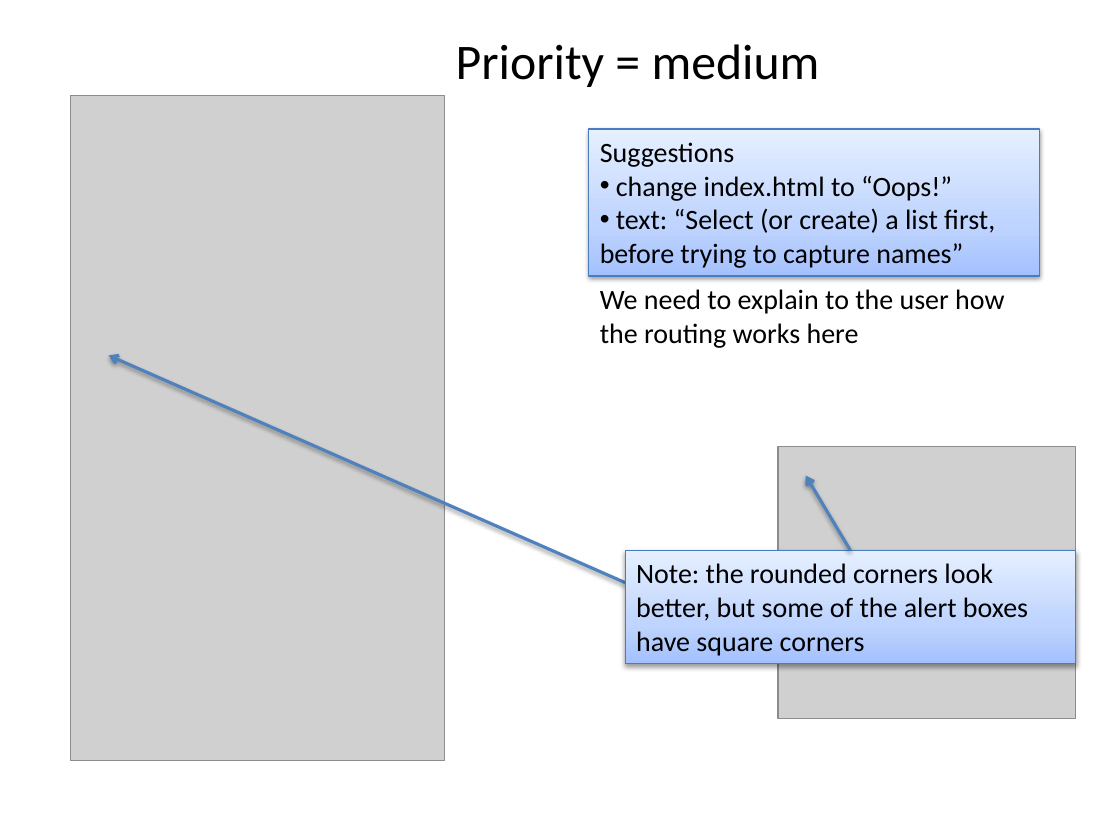
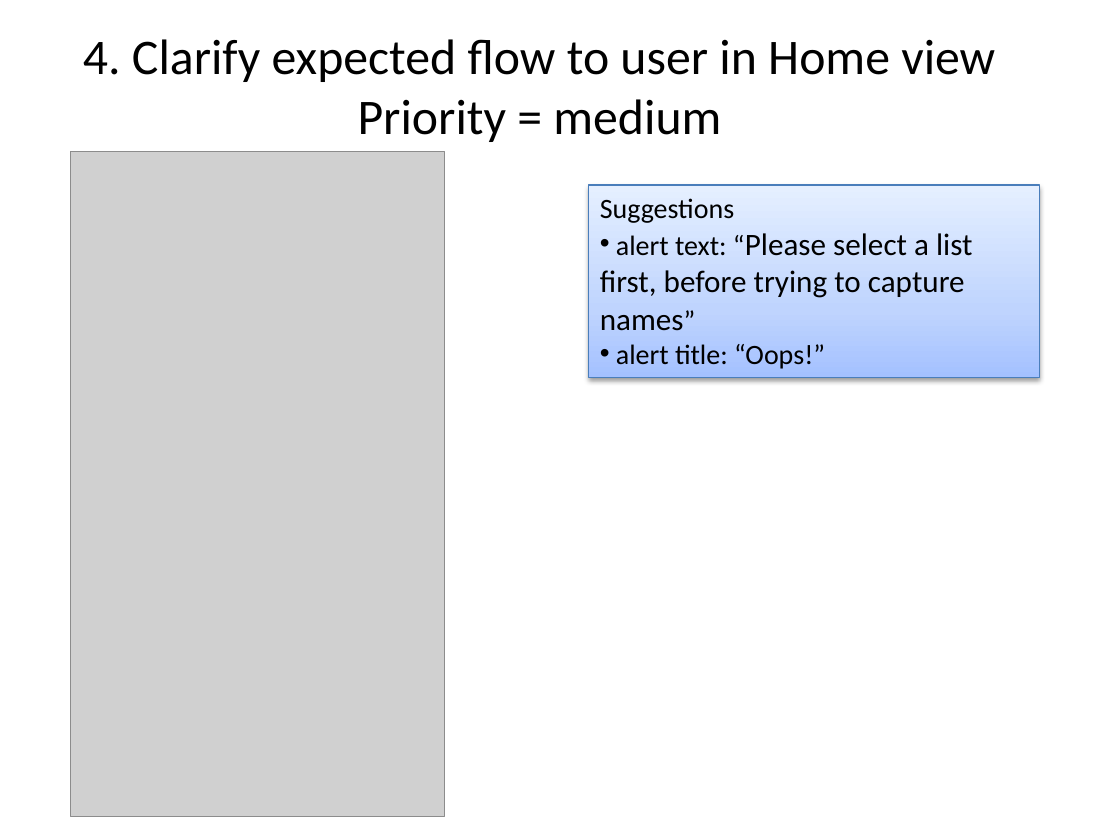
Before and after one commit to phylotastic/Pt_Mobile_Application, a slide deck: slide 6 of design/mobile_app_mvp_priorities.pptx (slide 4 before the commit). Drawn at 1120x840 pixels with LibreOffice and Linux fonts; fonts in the diff are those of the drawing; grey boxes stand for pictures. Boxes give left, top, right and bottom in pixels: in the first picture for what was removed or moved away, otherwise in the second. Text is boxed around its words. In the diff, an @@ line names an element or a change of style, - is before the commit and + after.

```diff
--- a/design/mobile_app_mvp_priorities.pptx
+++ b/design/mobile_app_mvp_priorities.pptx
@@ text "4. Clarify expected flow to ...": place and size @@
-text "4. Clarify expected flow to ..." at [456,44,820,87]
+text "4. Clarify expected flow to ..." at [83,39,995,142]
@@ text at [83,39,995,82]: paragraph added @@
+4. Clarify expected flow to user in Home view
@@ text at [358,99,721,142]: alignment left to centre @@
@@ picture: place and size @@
-picture at [71,95,445,759]
+picture at [71,151,445,815]
@@ rectangle "Suggestions": place and size @@
-rectangle "Suggestions" at [589,129,1039,276]
+rectangle "Suggestions" at [589,185,1039,377]
@@ text in rectangle at [600,233,973,369]: text changed; size 18 to 20 pt @@
-• change index.html to “Oops!”
-• text: “Select (or create) a list first, before trying to capture names”
+• alert text: “Please select a list first, before trying to capture names”
+• alert title: “Oops!”
@@ text removed at [600,289,1004,348] @@
-We need to explain to the user how the routing works here
@@ arrow removed from (625, 582) to (109, 355) @@
@@ picture removed at [778,447,1076,719] @@
@@ arrow removed from (850, 550) to (805, 476) @@
@@ rectangle removed at [625,550,1075,663] @@
-Note: the rounded corners look better, but some of the alert boxes have square corners
```
Also in this commit, not shown: 10 other slides changed, 1 slide added, 1 slide removed.
